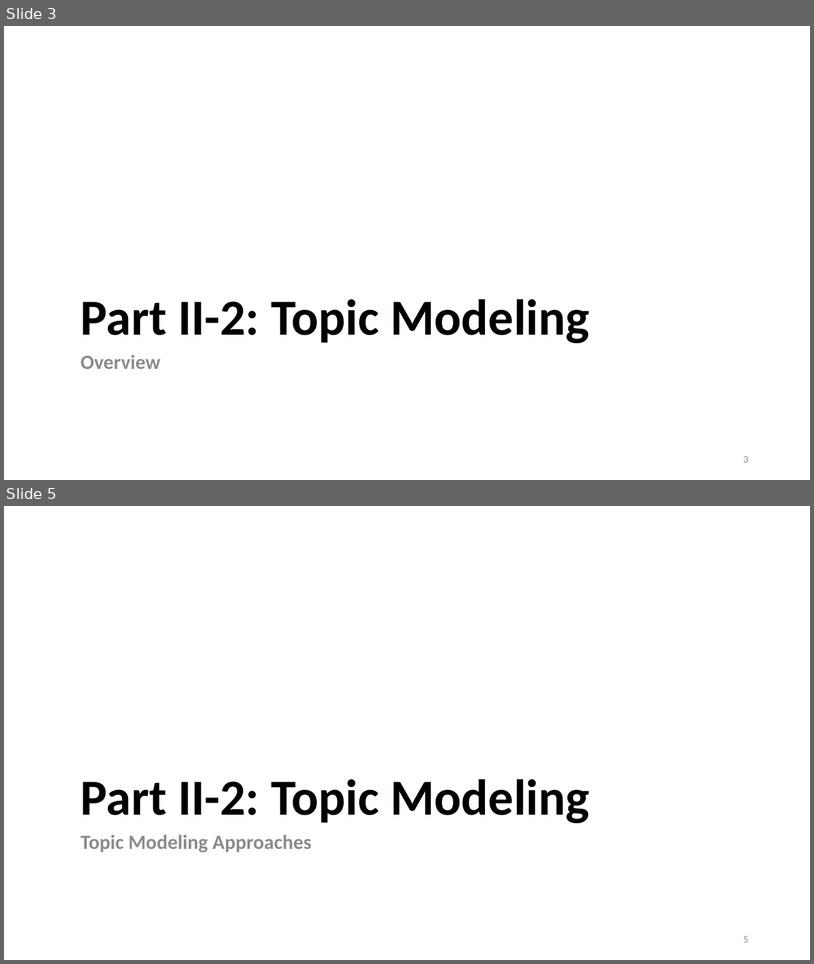
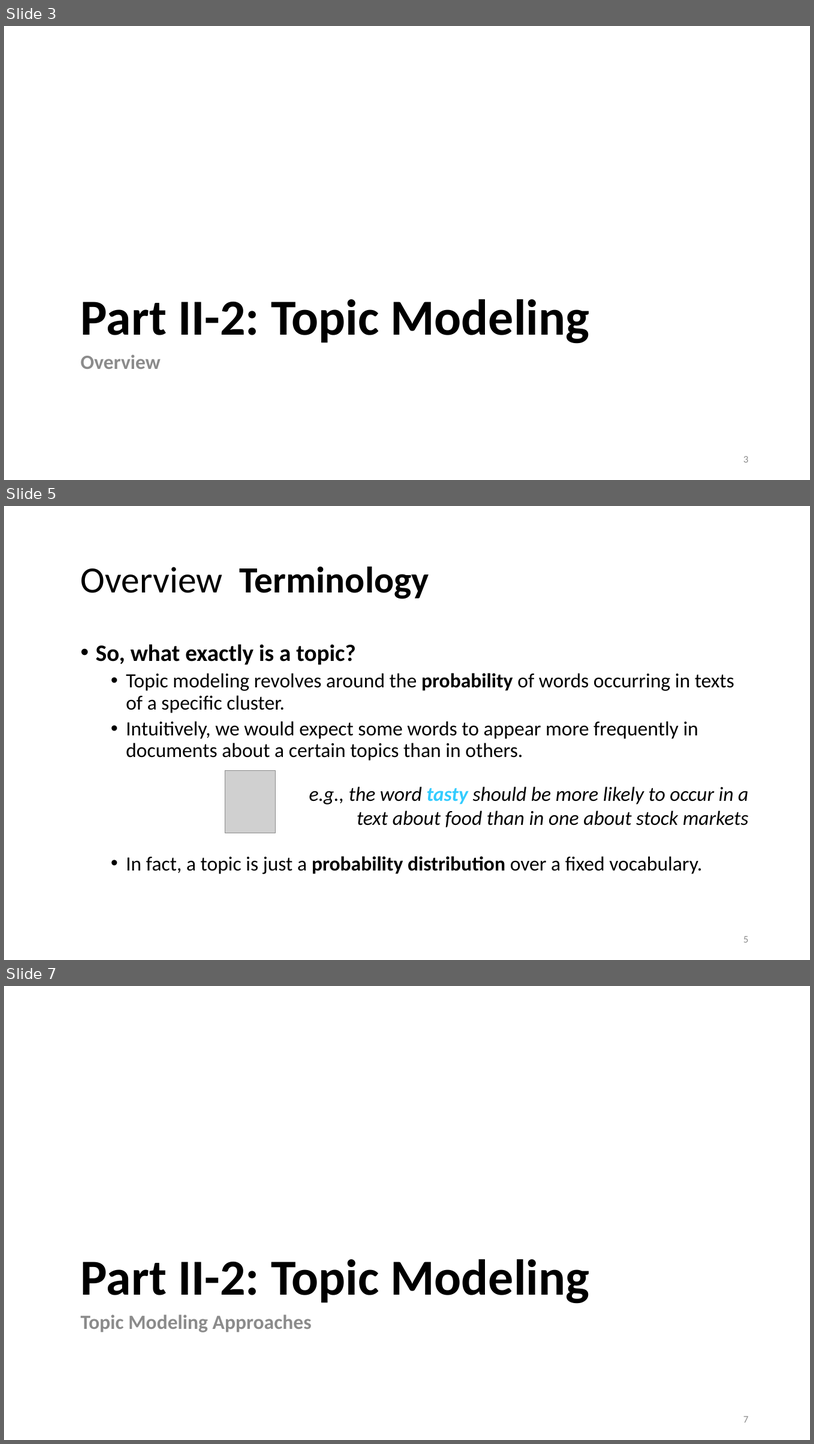
Before and after one commit to lisa-wm/consulting, a slide deck: 5_seminar/Contents_Part_02/slides/slides_II_2.pptx. Shown one above the other, each under a label of ours: slides 3 and 5 before the commit, slides 3, 5 and 7 after it; the slides between them are not shown. The pictures are 814x964 and 814x1444 pixels, drawn with LibreOffice and Linux fonts; fonts in the diff are those of the drawing; grey boxes stand for pictures. Boxes give left, top, right and bottom in pixels: in the first picture for what was removed or moved away, otherwise in the second. Text is boxed around its words. In the diff, an @@ line names an element or a change of style, - is before the commit and + after.

```diff
--- a/5_seminar/Contents_Part_02/slides/slides_II_2.pptx
+++ b/5_seminar/Contents_Part_02/slides/slides_II_2.pptx
@@ slide 5 added at (4, 506, 810, 960), background #FFFFFF @@
@@ title added at (81, 566, 429, 599), 44 pt, text #000000, bold @@
+Overview Terminology
@@ text added at (96, 644, 735, 874), 24 pt, text #000000 @@
+• So, what exactly is a topic?
+  • Topic modeling revolves around the probability of words occurring in texts of a specific cluster.
+  • Intuitively, we would expect some words to appear more frequently in documents about a certain topics than in others.
+  • In fact, a topic is just a probability distribution over a fixed vocabulary.
@@ picture added at (225, 771, 276, 832) @@
@@ text added at (309, 786, 749, 827), 24 pt, text #000000, italic @@
+e.g., the word tasty should be more likely to occur in a text about food than in one about stock markets
@@ page number added at (744, 936, 749, 942), 12 pt, text #8C8C8C @@
+5
@@ what was slide 5 is now slide 7 @@
@@ page number at (744, 1416, 749, 1422): text changed @@
-5
+7
```
Also in this commit, not shown: 3 slides changed, 6 other slides added, 1 slide removed, 5 other files.
